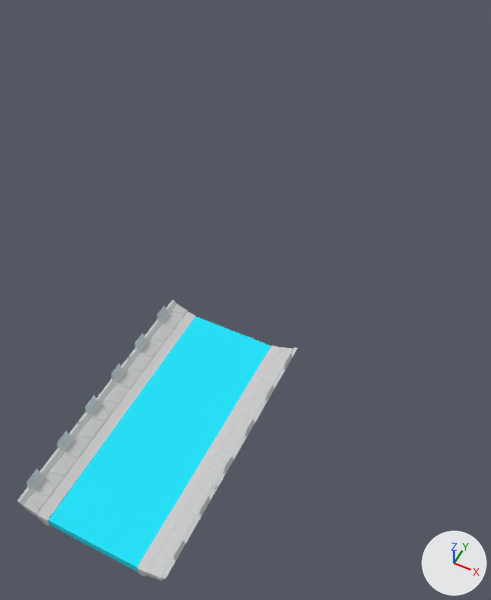
The FBX model Arte/ModelosPista/RECTA.FBX as it was, and as the next commit left it.
Camera for both pictures: a 50 mm lens placed at (3.77, -6.67, 6.67), pointed at (0.84, -0.82, -0.65). The lights are fixed; the arrows at lower right show +X, +Y and +Z.

Names of what the first picture shows: 'RECTA'.
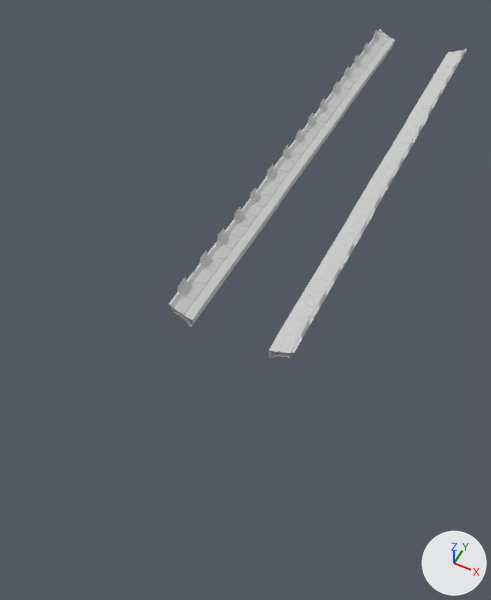
Scene script edits in JSON lines:
```json
{"block": "me_mesh", "where": "# used by ob_recta; location = (1.25, -3.48, 0.21); rotation_euler = (1.571, 0.0, 3.137), in degrees (90, 0, 180); scale = (0.0254, 0.0254, 0.0254)"}
{"op": "remove", "block": "me_mesh", "code": "me_mesh.from_pydata(...)  # 1088 vertices, 1074 faces; spans x -33.7..33.7, y -7.5..7.5, z -59.1..59.1"}
{"op": "add", "block": "me_mesh", "code": "me_mesh.from_pydata(...)  # 2784 vertices, 2712 faces; spans x -20.8..47.9, y -3.2..11.8, z -253.5..60.7"}
{"block": "me_mesh", "change": "me_mesh part 1: the loose piece of 180 vertices spanning x -33.7..-20.7, y -7.5..7.5, z -58.8..-18.6 is moved by (13.9, 4.3, 15.8)"}
{"block": "me_mesh", "change": "me_mesh part 2: the loose piece of 180 vertices spanning x 20.6..33.7, y -7.5..7.5, z -59.1..-18.9 is moved by (13.9, 4.3, 15.8)"}
{"block": "me_mesh", "change": "me_mesh part 3: the loose piece of 180 vertices spanning x -33.7..-20.7, y -7.5..7.5, z -20.0..20.1 is moved by (13.4, 4.3, -126.4)"}
{"block": "me_mesh", "change": "me_mesh part 4: the loose piece of 180 vertices spanning x 20.7..33.7, y -7.5..7.5, z -20.1..20.0 is moved by (13.4, 4.3, -126.6)"}
{"block": "me_mesh", "change": "me_mesh part 5: the loose piece of 180 vertices spanning x 20.7..33.7, y -7.5..7.5, z 18.6..58.8 is deleted"}
{"block": "me_mesh", "change": "me_mesh part 6: the loose piece of 180 vertices spanning x -33.7..-20.6, y -7.5..7.5, z 18.9..59.1 is deleted"}
{"block": "me_mesh", "change": "me_mesh part 7: 8 vertices removed from x -21.1..20.9, y -7.4..-2.0, z -58.7..58.7; 2064 vertices added at x -20.8..47.9, y -3.2..11.8, z -253.5..60.7"}
{"op": "remove", "block": "me_mesh", "code": "me_mesh.materials.append(mat_05___default)  # cyan #00e2f9"}
{"op": "set", "path": "ob_recta.location", "old": "(1.25, -3.48, 0.21)", "new": "(0.9, -0.53, 0.1)"}
{"op": "set", "path": "ob_recta.rotation_euler", "old": "(1.571, 0.0, 3.137)", "new": "(1.571, 0.0, -0.00449)", "note": "degrees (90, 0, 180) -> degrees (90, 0, -0.3)"}
```

What differs and where, as boxes (x1, y1, x2, y2) in the pictures (491 x 600 px; the box of a moved part takes in the faces that stretch with it):
```json
{"object": "RECTA", "change": "reshaped, moved, turned", "before": [17, 300, 298, 581], "after": [169, 29, 467, 358]}
{"part": 1, "of": "me_mesh", "change": "moved or reshaped", "before": [137, 483, 218, 581], "after": [230, 185, 281, 245]}
{"part": 2, "of": "me_mesh", "change": "moved or reshaped", "before": [17, 422, 106, 526], "after": [320, 219, 371, 266]}
{"part": 3, "of": "me_mesh", "change": "moved or reshaped", "before": [189, 410, 260, 489], "after": [304, 98, 345, 146]}
{"part": 4, "of": "me_mesh", "change": "moved or reshaped", "before": [77, 356, 154, 440], "after": [384, 123, 425, 159]}
{"part": 5, "of": "me_mesh", "change": "deleted", "before": [128, 300, 196, 373]}
{"part": 6, "of": "me_mesh", "change": "deleted", "before": [233, 345, 298, 414]}
{"part": 7, "of": "me_mesh", "change": "built on", "before": [48, 317, 271, 573], "after": [169, 29, 467, 358]}
```
